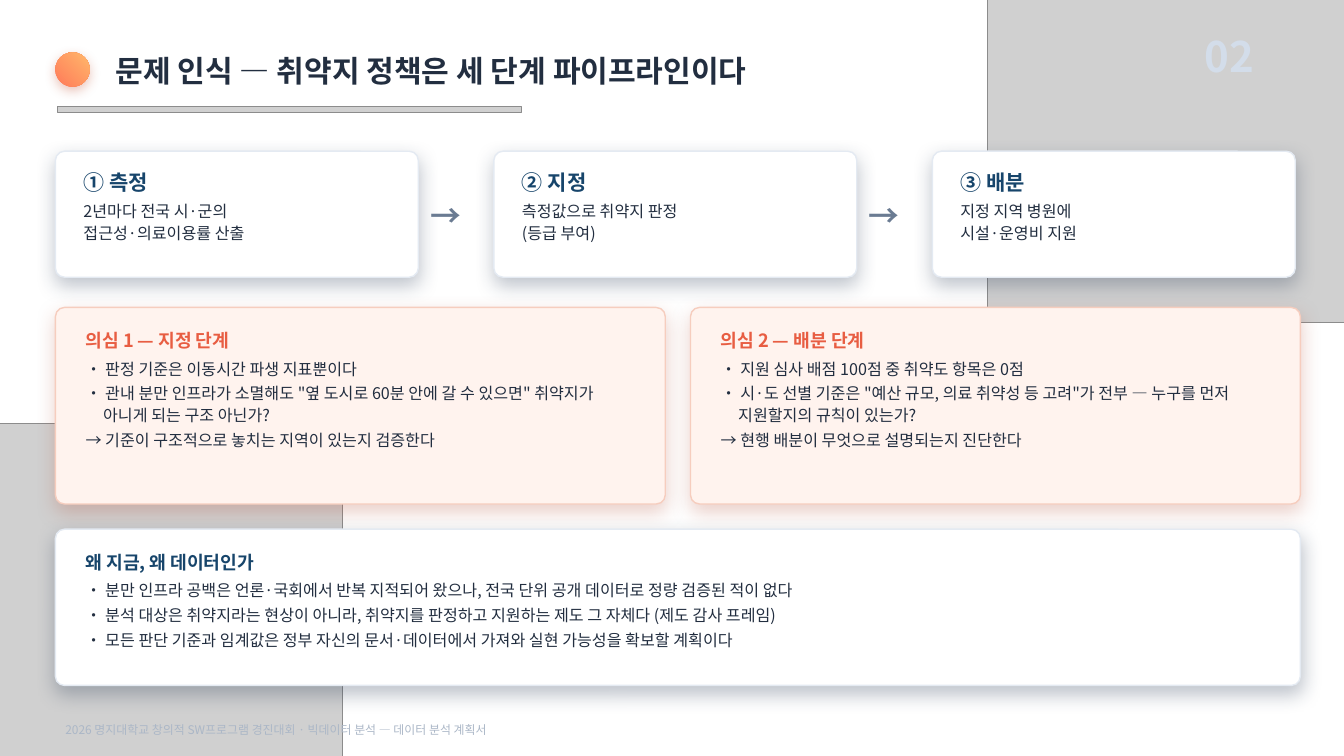
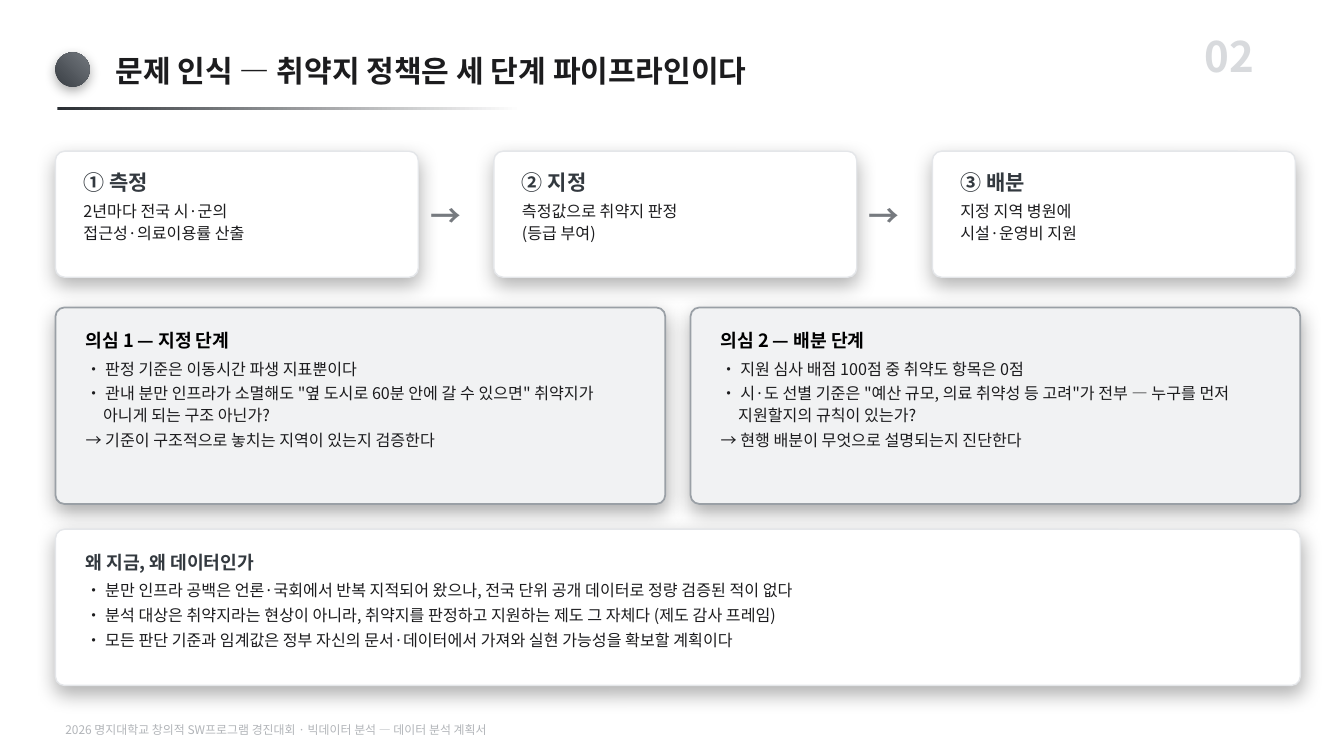
Before and after one commit to karvvan/maternity-care-policy-audit, a slide deck: slide 2 of 04_제출물/데이터분석_계획서.pptx. Drawn at 1344x756 pixels with LibreOffice and Linux fonts; fonts in the diff are those of the drawing; grey boxes stand for pictures. Boxes give left, top, right and bottom in pixels: in the first picture for what was removed or moved away, otherwise in the second. Text is boxed around its words. In the diff, an @@ line names an element or a change of style, - is before the commit and + after.

Commit message:
계획서 PPT 모노톤판으로 교체 (12장)

```diff
--- a/04_제출물/데이터분석_계획서.pptx
+++ b/04_제출물/데이터분석_계획서.pptx
@@ picture removed at (988, 0, 1344, 323) @@
@@ text added at (1204, 23, 1254, 84), 30 pt, text #D8DADD, bold @@
+02
@@ rounded rectangle at (55, 52, 90, 87): fill gradient #FF7A59 to #FFB86B to gradient #3A3F45 to #73787E; shadow changed @@
@@ text "문제 인식 — 취약지 정책은 ..." at (116, 56, 747, 85): text colour #222E40 to #1C1C1E @@
@@ picture removed at (57, 107, 521, 113) @@
@@ rectangle added at (57, 107, 521, 110), fill gradient #2A2E33 to #FFFFFF @@
@@ text "① 측정" at (83, 172, 245, 241): text colour #17456B to #33393F in "① 측정"; text colour #222E40 to #1C1C1E in "2년마다 전국 시·군의", "접근성·의료이용률 산출" @@
@@ text "② 지정" at (522, 172, 678, 242): text colour #17456B to #33393F in "② 지정"; text colour #222E40 to #1C1C1E in "측정값으로 취약지 판정", "(등급 부여)" @@
@@ text "③ 배분" at (960, 172, 1077, 241): text colour #17456B to #33393F in "③ 배분"; text colour #222E40 to #1C1C1E in "지정 지역 병원에", "시설·운영비 지원" @@
@@ text "→" at (420, 187, 496, 247): text colour #6A7B92 to #767A7F @@
@@ text "→" at (859, 187, 935, 247): text colour #6A7B92 to #767A7F @@
@@ rounded rectangle at (55, 308, 665, 504): fill #FFF3EE to #F1F2F3; outline #F6CDBE 1 pt to #9AA0A6 1.25 pt; shadow changed @@
@@ text "의심 1 — 지정 단계" at (86, 331, 593, 448): text colour #E85D42 to #000000 in "의심 1 — 지정 단계"; text colour #222E40 to #1C1C1E @@
@@ rounded rectangle at (691, 308, 1301, 504): fill #FFF3EE to #F1F2F3; outline #F6CDBE 1 pt to #9AA0A6 1.25 pt; shadow changed @@
@@ text "의심 2 — 배분 단계" at (721, 331, 1230, 448): text colour #E85D42 to #000000 in "의심 2 — 배분 단계"; text colour #222E40 to #1C1C1E @@
@@ picture removed at (0, 423, 343, 756) @@
@@ outline #E4EAF2 1 pt to #E4E6E9 1 pt; shadow changed in 4 elements at (55, 151, 418, 277), (494, 151, 857, 277), (933, 151, 1296, 277), (55, 529, 1301, 686) @@
@@ text "왜 지금, 왜 데이터인가" at (86, 553, 793, 648): text colour #17456B to #33393F in "왜 지금, 왜 데이터인가"; text colour #222E40 to #1C1C1E @@
@@ text "2026 명지대학교 창의적 SW프로그램 경진대회 ..." at (65, 724, 487, 735): text colour #ABB7C7 to #B2B5B9 @@
```
Also in this commit, not shown: 11 other slides changed.
